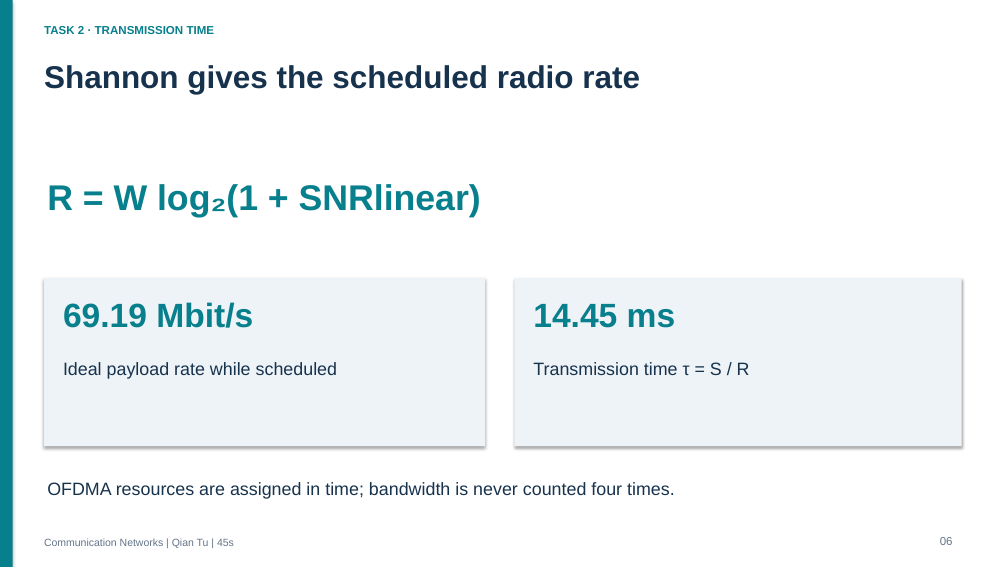
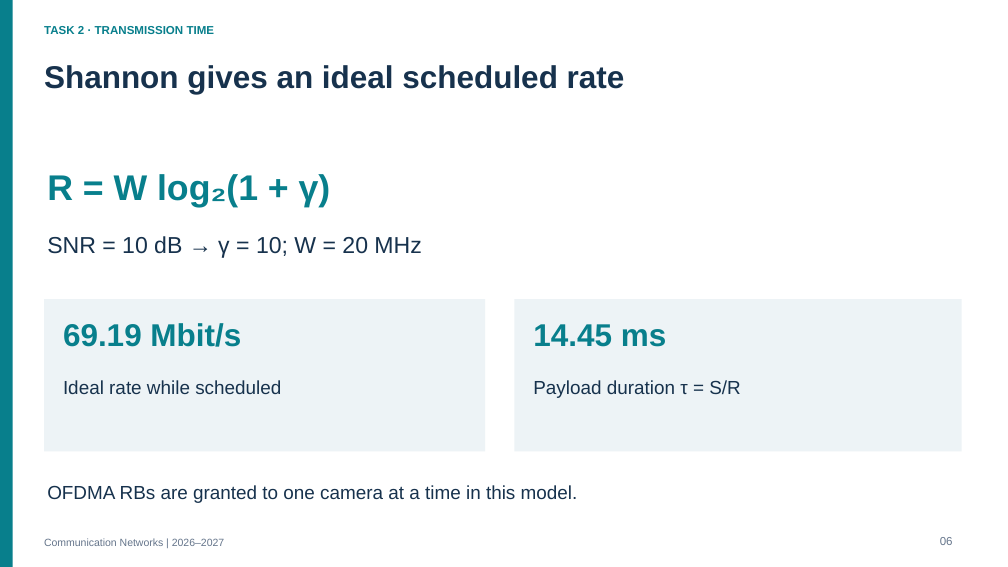
Before and after one commit to thelu260325/-, a slide deck: slide 6 of deliverables/communication_networks_2026_project/project/slides/Communication_Networks_Presentation.pptx. Drawn at 1008x567 pixels with LibreOffice and Linux fonts; fonts in the diff are those of the drawing. Boxes give left, top, right and bottom in pixels: in the first picture for what was removed or moved away, otherwise in the second. Text is boxed around its words. In the diff, an @@ line names an element or a change of style, - is before the commit and + after.

Commit message:
Review communication networks presentation and speaking script

```diff
--- a/deliverables/communication_networks_2026_project/project/slides/Communication_Networks_Presentation.pptx
+++ b/deliverables/communication_networks_2026_project/project/slides/Communication_Networks_Presentation.pptx
@@ rectangle removed at bbox=[0, 0, 1008, 567] @@
@@ text at bbox=[44, 65, 625, 94]: text changed @@
-Shannon gives the scheduled radio rate
+Shannon gives an ideal scheduled rate
@@ text at bbox=[47, 174, 331, 207]: text changed @@
-R = W log₂(1 + SNRlinear)
+R = W log₂(1 + γ)
@@ text added at bbox=[47, 236, 421, 258], 22 pt, text #17324D @@
+SNR = 10 dB → γ = 10; W = 20 MHz
@@ shadow off in 3 elements at bbox=[0, 0, 13, 567], bbox=[515, 299, 963, 451], bbox=[44, 299, 485, 451] @@
@@ rectangle: place and size @@
-rectangle at bbox=[44, 278, 485, 446]
+rectangle at bbox=[44, 299, 485, 451]
@@ rectangle: place and size @@
-rectangle at bbox=[515, 278, 963, 446]
+rectangle at bbox=[515, 299, 963, 451]
@@ text "69.19 Mbit/s": place and size @@
-text "69.19 Mbit/s" at bbox=[63, 302, 253, 328]
+text "69.19 Mbit/s" at bbox=[63, 323, 241, 347]
@@ text "69.19 Mbit/s" at bbox=[63, 323, 241, 347]: size 32 to 30 pt; line spacing 39pt to 36.6pt @@
@@ text "14.45 ms": place and size @@
-text "14.45 ms" at bbox=[533, 304, 676, 328]
+text "14.45 ms" at bbox=[533, 324, 667, 347]
@@ text "14.45 ms" at bbox=[533, 324, 667, 347]: size 32 to 30 pt; line spacing 39pt to 36.6pt @@
@@ text at bbox=[63, 380, 281, 394]: text changed; size 17 to 18 pt @@
-Ideal payload rate while scheduled
+Ideal rate while scheduled
@@ text at bbox=[533, 380, 740, 398]: text changed; size 17 to 18 pt @@
-Transmission time τ = S / R
+Payload duration τ = S/R
@@ text at bbox=[47, 485, 578, 503]: text changed; size 17 to 18 pt @@
-OFDMA resources are assigned in time; bandwidth is never counted four times.
+OFDMA RBs are granted to one camera at a time in this model.
@@ text at bbox=[44, 538, 224, 546]: text changed @@
-Communication Networks | Qian Tu | 45s
+Communication Networks | 2026–2027
```
Also in this commit, not shown: 7 other slides changed, 7 slides added, 6 slides removed, 26 other files.
